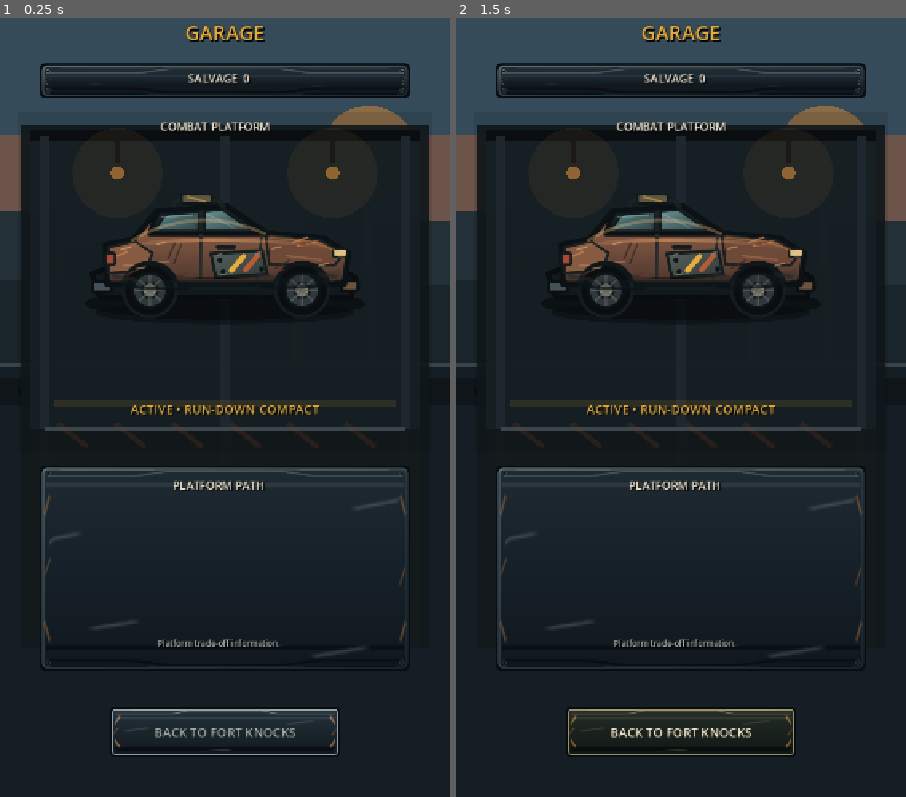
Above: before the commit, frames 1-2 (left to right).
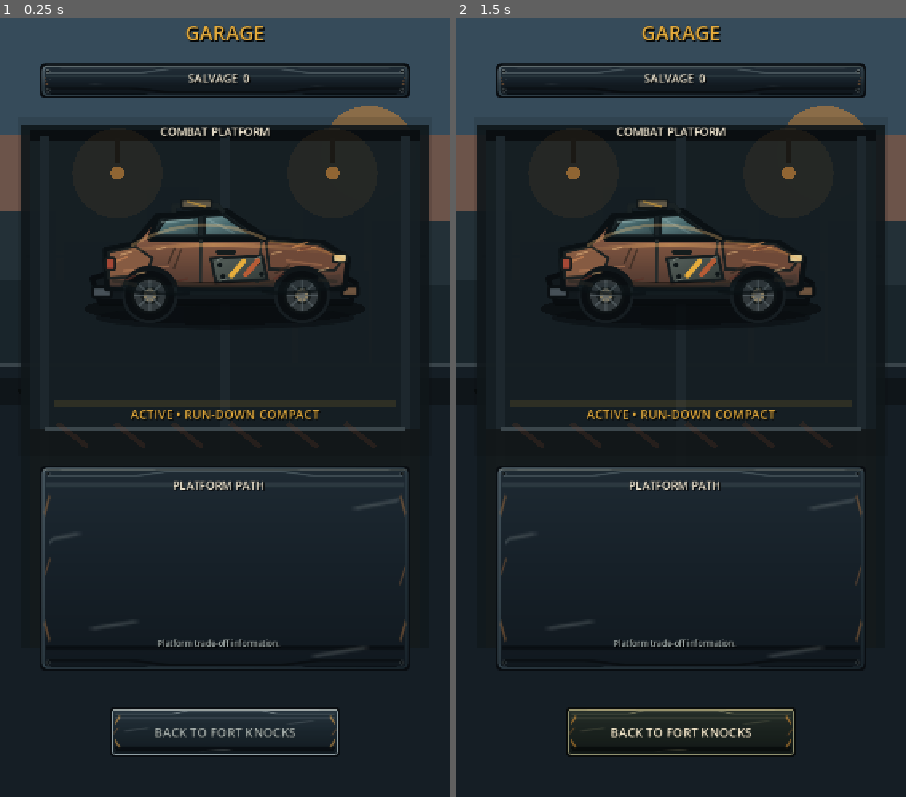
Above: after the commit, the same moments.

Repository: phantompixel-developer/FortKnocks
Game: Godot game, scene res://game/progression/garage_screen.tscn
Same seed, same stepped clock (60 frames per second), same inputs: the game is played once before the commit and once after it. This scene is started directly instead of the project's main scene.
Inputs (mouse positions are in pixels of both pictures, inside the frame that each line leads up to):
- Up to frame 1 (0.25 s): no input
- Up to frame 2 (1.5 s): tap Enter at 0.5 s; move the mouse to (780, 360) at 0.52 s; click (780, 360) at 0.67 s; click "BACK TO FORT KNOCKS" at 1.25 s

The runs differ from the first frame. In frame 1, 3.3% of the frame differs, in the area x 20-80%, y 13-52%; in frame 2, 3.3%.

Commit message:
ui: keep Garage notices clear of the vehicle bay

Diff:
--- a/game/progression/garage_screen.tscn
+++ b/game/progression/garage_screen.tscn
@@ -57,9 +57,9 @@
 [node name="CurrentCard" type="ColorRect" parent="."]
 layout_mode = 0
 offset_left = 28.0
-offset_top = 184.0
+offset_top = 192.0
 offset_right = 692.0
-offset_bottom = 726.0
+offset_bottom = 734.0
 color = Color(0.02, 0.025, 0.023, 0.12)
 
 [node name="Header" type="Label" parent="CurrentCard"]
@@ -98,8 +98,8 @@
 offset_left = 100.0
 offset_top = 166.0
 offset_right = 620.0
-offset_bottom = 190.0
-theme_override_font_sizes/font_size = 16
+offset_bottom = 186.0
+theme_override_font_sizes/font_size = 14
 text = "PLATFORM ACQUIRED"
 horizontal_alignment = 1
 
